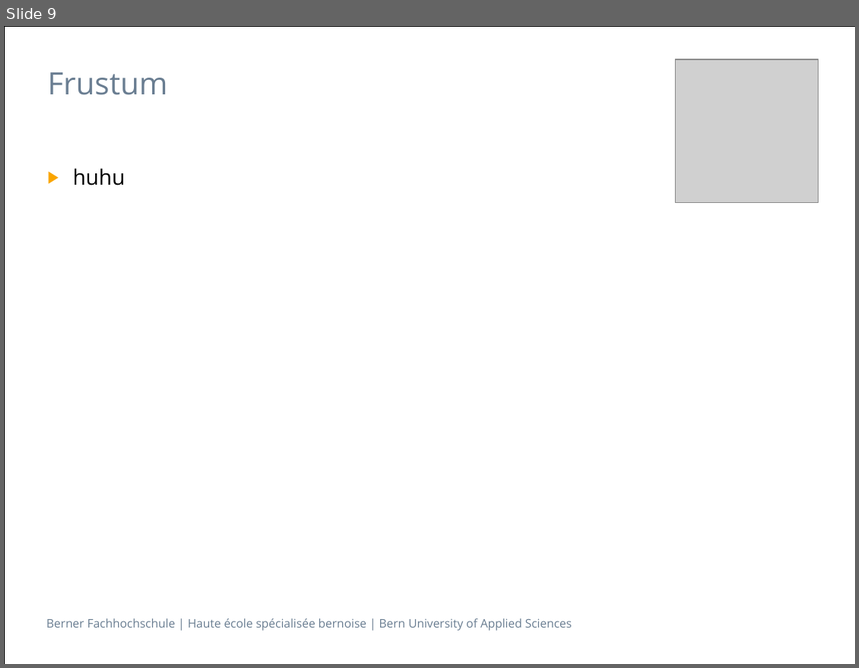
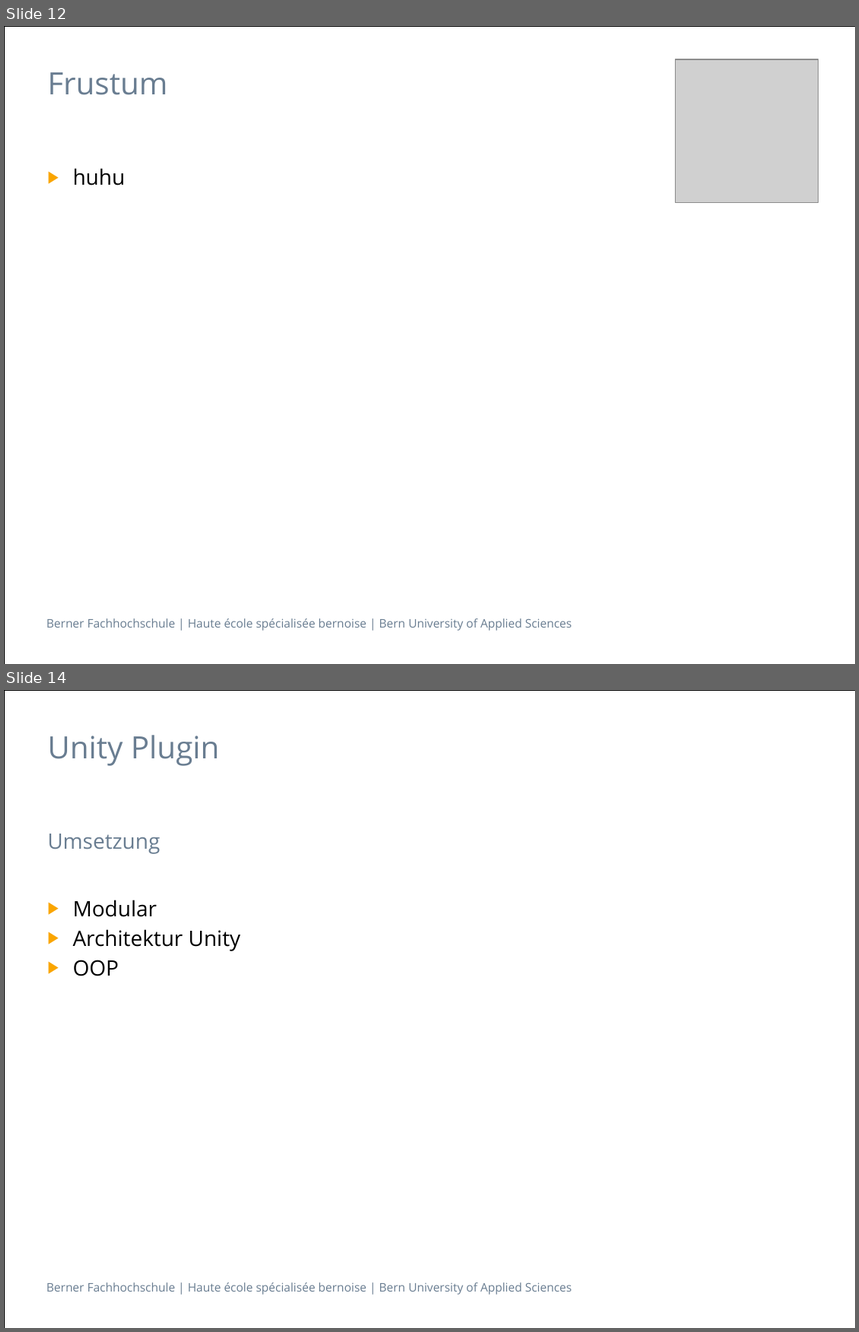
Before and after one commit to cpvrlab/UnityCavePlugin, a slide deck: docs/Presentation/Presentation_part_julien.pptx. Shown one above the other, each under a label of ours: slide 9 before the commit, slides 12 and 14 after it; the slides between them are not shown. The pictures are 859x668 and 859x1332 pixels, drawn with LibreOffice and Linux fonts; fonts in the diff are those of the drawing; grey boxes stand for pictures. Boxes give left, top, right and bottom in pixels: in the first picture for what was removed or moved away, otherwise in the second. Text is boxed around its words. In the diff, an @@ line names an element or a change of style, - is before the commit and + after.

```diff
--- a/docs/Presentation/Presentation_part_julien.pptx
+++ b/docs/Presentation/Presentation_part_julien.pptx
@@ slide 14 added at (x1=4, y1=690, x2=855, y2=1328), background #FFFFFF; not listed: 2 template elements that a slide beside it also shows @@
@@ title added at (x1=47, y1=735, x2=219, y2=766), 26 pt, text #697D91 @@
+Unity Plugin
@@ text added at (x1=47, y1=834, x2=160, y2=854), 18 pt, text #697D91 @@
+Umsetzung
@@ text added at (x1=73, y1=900, x2=241, y2=977), 18 pt, text #000000 @@
+▶ Modular
+▶ Architektur Unity
+▶ OOP
@@ what was slide 9 is now slide 12 @@
```
Also in this commit, not shown: 4 slides changed, 23 other slides added, 1 slide removed, 19 other files.
